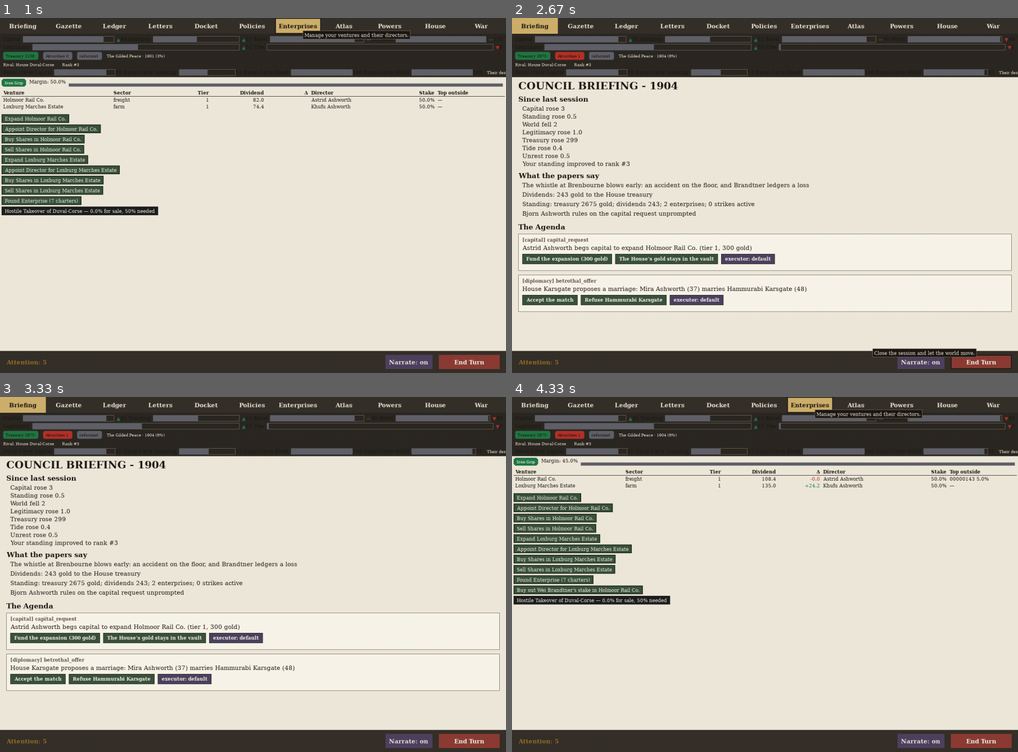
Above: before the commit, frames 1-4 (two rows, left to right).
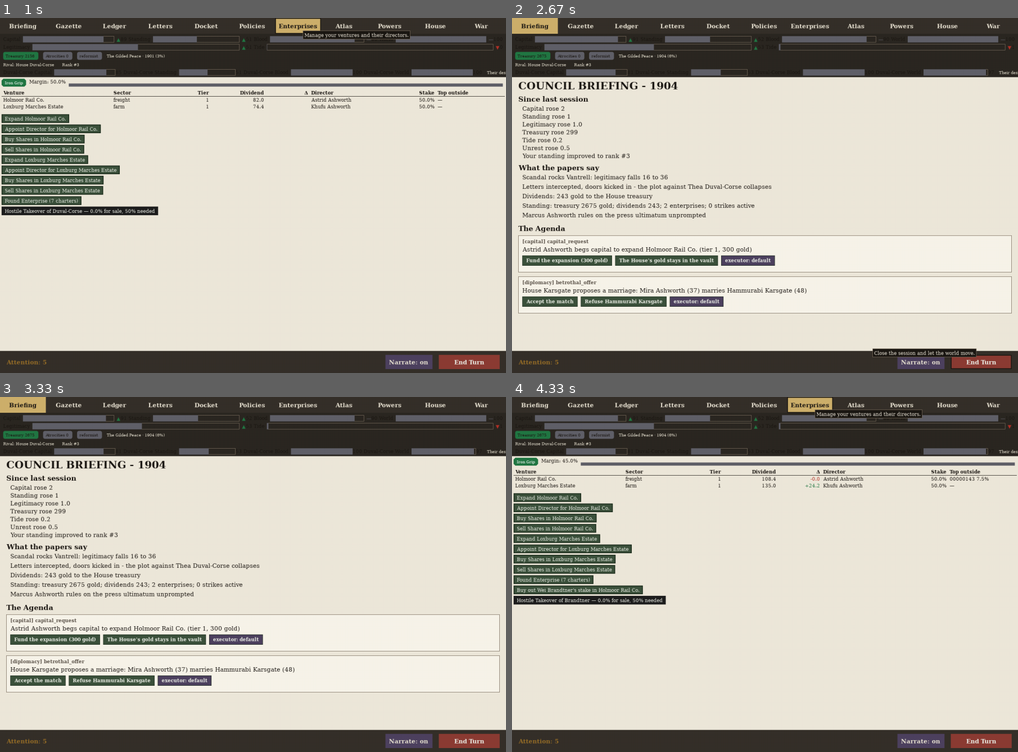
Above: after the commit, the same moments.

Repository: civersen222/Guilded-Age
Game: pygame game, started from gilded/__main__.py
Two runs of this game, one before a commit and one after it. Both use one fixed random seed, a clock stepped at 60 frames per second and the inputs below.
Inputs (mouse positions are in pixels of both pictures, inside the frame that each line leads up to):
- Up to frame 1 (1 s): click "End Turn" at 0.38 s; click "Enterprises" at 0.72 s
- Up to frame 2 (2.67 s): click "End Turn" at 1.05 s; click "Enterprises" at 1.38 s; click (775, 74) at 1.72 s; click "Enterprises" at 2.05 s; click "End Turn" at 2.38 s
- Up to frame 3 (3.33 s): click (182, 499) at 2.72 s
- Up to frame 4 (4.33 s): click "Enterprises" at 4.05 s

Frame 1 is identical in both runs. In frame 2, 7.4% of the frame differs, in the area x 1-99%, y 5-84%; in frame 3, 7.4%; in frame 4, 0.3%.

Commit message:
11S: revert sub-stream RNG routing - it reorders the core AI/dividend stream and breaks the 4 in-band Houses; back to 66282c5 docket

Diff:
--- a/gilded/docket.py
+++ b/gilded/docket.py
@@ -91,18 +91,6 @@
     executor: object              # Character actually carrying it out
     rng: random.Random
     scale: float = 1.0            # 0.5 when the executor fumbled the ruling
-
-
-# Petition kinds added after the base tree (d7fa68f). Their rulings draw from
-# per-kind sub-streams so they cannot inject draws into the main stream and
-# shift the base tree's downstream AI / dividend / labor draws. The base
-# kinds (betrothal_offer, capital_request, disaster_inquiry, heir_demand,
-# rail_proposal, seat_vacancy, union_ultimatum, war_council) stay on game.rng.
-_NEW_PETITION_KINDS = frozenset((
-    "courtier_grievance", "diplomatic_summit", "military_grant",
-    "press_ultimatum", "reform_petition", "stress_crisis",
-    "tax_farm_lease", "trade_concession",
-))
 
 
 def _next_pid(game) -> int:
@@ -997,21 +985,15 @@
     msgs: List[str] = []
     chance = 0.5 + executor.get_effective_stat(_domain_stat(petition.domain)) / 40.0
     chance = max(0.2, min(0.95, chance))
-    # New petition kinds rule on their own sub-stream so their extra draws
-    # never enter the core game.rng; base kinds rule on game.rng exactly as
-    # the base tree does, keeping the main draw sequence aligned.
-    rng = game.rng
-    if petition.kind in _NEW_PETITION_KINDS:
-        rng = random.Random(_gen_seed(game, f"rule|{petition.kind}", petition.house))
     scale = 1.0
-    if rng.random() >= chance:
+    if game.rng.random() >= chance:
         scale = 0.5
         m = executor.add_stress(FUMBLE_STRESS)
         msgs.append(f"{executor.name} botches the execution of the ruling")
         if m:
             msgs.append(m)
     msgs.extend(_conviction_grind(executor, petition.domain, option.stance_bias))
-    ctx = RulingContext(game, petition.house, executor, rng, scale)
+    ctx = RulingContext(game, petition.house, executor, game.rng, scale)
     msgs.extend(option.apply(ctx))
     return msgs
 
@@ -1041,10 +1023,7 @@
             if p.turns_waiting >= FESTER_TURNS:
                 p.escalated = True
                 option = min(p.options, key=lambda o: o.stance_bias)
-                fester_rng = game.rng
-                if p.kind in _NEW_PETITION_KINDS:
-                    fester_rng = random.Random(_gen_seed(game, f"fester|{p.kind}", house_name))
-                ctx = RulingContext(game, house_name, realm.ruler, fester_rng, 0.5)
+                ctx = RulingContext(game, house_name, realm.ruler, game.rng, 0.5)
                 msgs.append(f"Left to fester, the {p.kind.replace('_', ' ')} resolves itself")
                 msgs.extend(option.apply(ctx))
     return msgs
